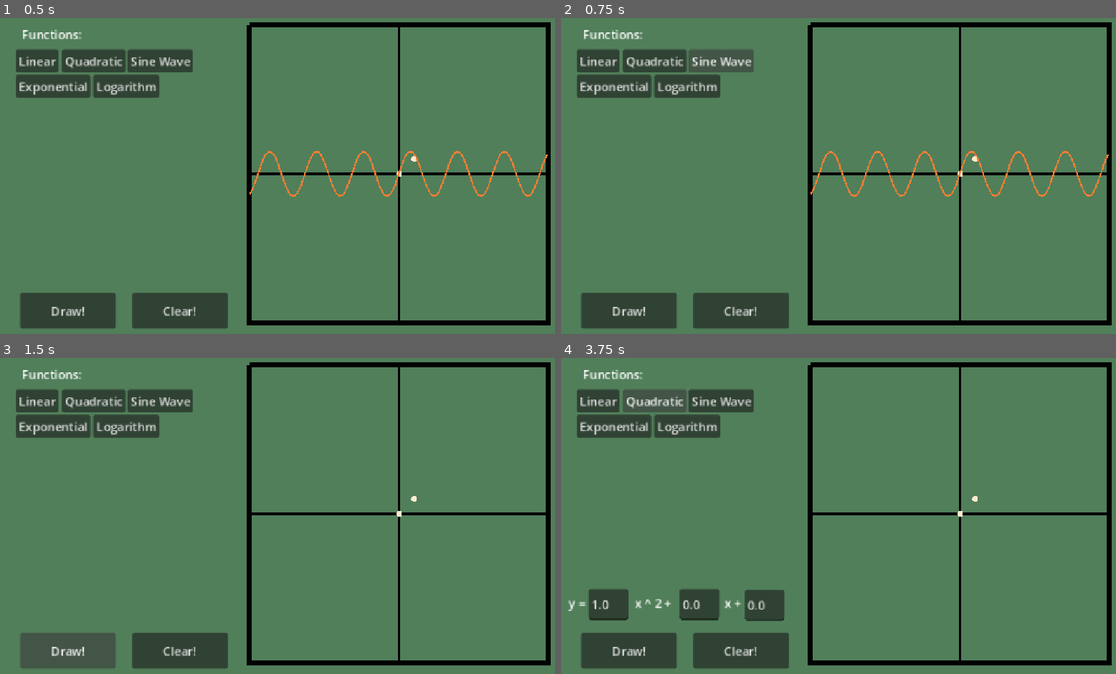
Above: before the commit, frames 1-4 (two rows, left to right).
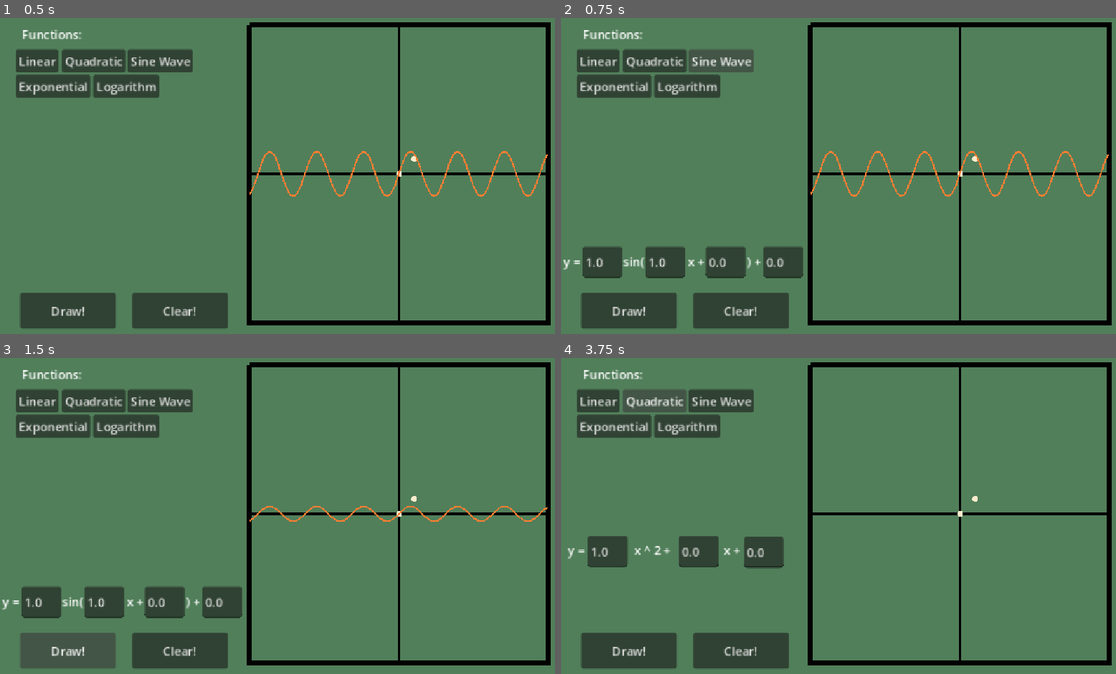
Above: after the commit, the same moments.

Repository: davidchmura75-web/jam_o_lantern
Game: Godot game, scene res://scenes/test_level.tscn
Two runs of this game, one before a commit and one after it. Both use one fixed random seed, a clock stepped at 60 frames per second and the inputs below.
Inputs:
- Up to frame 1 (0.5 s): no input
- Up to frame 2 (0.75 s): click "Sine Wave" at 0.5 s
- Up to frame 3 (1.5 s): click "Draw!" at 1.25 s
- Up to frame 4 (3.75 s): click "Clear!" at 2 s; click "Linear" at 2.75 s; click "Quadratic" at 3.5 s

Frame 1 is identical in both runs. In frame 2, 3.0% of the frame differs, in the area x 0-44%, y 72-83%; in frame 3, 3.3%; in frame 4, 4.5%, in the area x 1-41%, y 56-84%.
Error before the commit: Trying to get a return value of a method that returns "void" (res://scripts/control.gd:115)

Commit message:
ALL FIVE WORK BANG BANG BANG!!!!!!

Diff:
--- a/scenes/points_control.gd
+++ b/scenes/points_control.gd
@@ -2,10 +2,7 @@
 
 @onready var line_2d: Line2D = $"../Line2D"
 
-var targets = [
-	[Vector2(0,0),Vector2(2,2)],
-	[Vector2(0,1),Vector2(1,2), Vector2(4,16)]
-	]
+var targets = load_point_rows("res://scripts/levels.txt")
 
 @onready var confetti: GPUParticles2D = $"../PointsControl/Confetti"
 @onready var confetti2: GPUParticles2D = $"../PointsControl/Confetti2"
@@ -48,3 +45,29 @@
 	confetti2.emitting = true
 	confetti3.restart()
 	confetti3.emitting = true
+
+# Reads a file where each line is points like (0,1),(1,2),(4,16)
+# Returns one Array[Vector2] per line, blank lines are skipped
+func load_point_rows(path: String) -> Array:
+	var rows = []
+	var file = FileAccess.open(path, FileAccess.READ)
+	if file == null:
+		push_error("Couldn't open %s: %s" % [path, error_string(FileAccess.get_open_error())])
+		return rows
+	# Matches one (x,y) pair, allows spaces, negatives and decimals like ( -1.5, .5 )
+	var regex = RegEx.new()
+	regex.compile("\\(\\s*([-+]?\\d*\\.?\\d+)\\s*,\\s*([-+]?\\d*\\.?\\d+)\\s*\\)")
+	var line_number = 0
+	while not file.eof_reached():
+		var line = file.get_line().strip_edges()
+		line_number += 1
+		if line.is_empty():
+			continue
+		var row: Array[Vector2] = []
+		for m in regex.search_all(line):
+			row.append(Vector2(m.get_string(1).to_float(), m.get_string(2).to_float()))
+		if row.is_empty():
+			push_warning("Line %d of %s has no (x,y) points, skipping it" % [line_number, path])
+			continue
+		rows.append(row)
+	return rows
--- a/scenes/test_level.tscn
+++ b/scenes/test_level.tscn
@@ -305,30 +305,30 @@
 
 [node name="Quadratic Expression" type="Label" parent="CanvasLayer/Control/Quadratic" unique_id=753717545]
 anchors_preset = -1
-offset_left = -524.0
-offset_top = 108.0
-offset_right = -263.0
-offset_bottom = 150.0
+offset_left = -525.0
+offset_top = 37.0
+offset_right = -264.0
+offset_bottom = 79.0
 text = "y =                x ^ 2 +                 x + "
 label_settings = SubResource("LabelSettings_j6w7d")
 metadata/_edit_use_anchors_ = true
 
-[node name="Quad A" type="SpinBox" parent="CanvasLayer/Control/Quadratic" unique_id=2071456762]
-offset_left = -375.0
-offset_top = 101.0
-offset_right = -304.0
-offset_bottom = 143.0
-theme = ExtResource("3_j6w7d")
-min_value = -200.0
-max_value = 200.0
-step = 0.1
-metadata/_edit_use_anchors_ = true
-
-[node name="Quad B" type="SpinBox" parent="CanvasLayer/Control/Quadratic" unique_id=1915819141]
-offset_left = -497.0
-offset_top = 101.0
-offset_right = -426.0
-offset_bottom = 143.0
+[node name="Quad B" type="SpinBox" parent="CanvasLayer/Control/Quadratic" unique_id=2071456762]
+offset_left = -376.0
+offset_top = 30.0
+offset_right = -305.0
+offset_bottom = 72.0
+theme = ExtResource("3_j6w7d")
+min_value = -200.0
+max_value = 200.0
+step = 0.1
+metadata/_edit_use_anchors_ = true
+
+[node name="Quad A" type="SpinBox" parent="CanvasLayer/Control/Quadratic" unique_id=1915819141]
+offset_left = -498.0
+offset_top = 30.0
+offset_right = -427.0
+offset_bottom = 72.0
 theme = ExtResource("3_j6w7d")
 min_value = -200.0
 max_value = 200.0
@@ -337,10 +337,68 @@
 metadata/_edit_use_anchors_ = true
 
 [node name="Quad C" type="SpinBox" parent="CanvasLayer/Control/Quadratic" unique_id=563798886]
-offset_left = -288.0
-offset_top = 102.0
-offset_right = -217.0
-offset_bottom = 144.0
+offset_left = -289.0
+offset_top = 31.0
+offset_right = -218.0
+offset_bottom = 73.0
+theme = ExtResource("3_j6w7d")
+min_value = -200.0
+max_value = 200.0
+step = 0.1
+metadata/_edit_use_anchors_ = true
+
+[node name="Sine Wave" type="Node" parent="CanvasLayer/Control" unique_id=1062241244]
+
+[node name="Sine Expression" type="Label" parent="CanvasLayer/Control/Sine Wave" unique_id=1894421502]
+anchors_preset = -1
+offset_left = -531.0
+offset_top = 106.0
+offset_right = -262.0
+offset_bottom = 148.0
+text = "y =              sin(              x +              ) + "
+label_settings = SubResource("LabelSettings_j6w7d")
+metadata/_edit_use_anchors_ = true
+
+[node name="Sine A" type="SpinBox" parent="CanvasLayer/Control/Sine Wave" unique_id=1511392335]
+offset_left = -505.0
+offset_top = 98.0
+offset_right = -434.0
+offset_bottom = 140.0
+theme = ExtResource("3_j6w7d")
+min_value = -200.0
+max_value = 200.0
+step = 0.1
+value = 1.0
+metadata/_edit_use_anchors_ = true
+
+[node name="Sine B" type="SpinBox" parent="CanvasLayer/Control/Sine Wave" unique_id=1739380187]
+offset_left = -421.0
+offset_top = 98.0
+offset_right = -350.0
+offset_bottom = 140.0
+theme = ExtResource("3_j6w7d")
+min_value = -5.0
+max_value = 5.0
+step = 0.1
+value = 1.0
+metadata/_edit_use_anchors_ = true
+
+[node name="Sine C" type="SpinBox" parent="CanvasLayer/Control/Sine Wave" unique_id=599686910]
+offset_left = -340.0
+offset_top = 98.0
+offset_right = -269.0
+offset_bottom = 140.0
+theme = ExtResource("3_j6w7d")
+min_value = -200.0
+max_value = 200.0
+step = 0.1
+metadata/_edit_use_anchors_ = true
+
+[node name="Sine D" type="SpinBox" parent="CanvasLayer/Control/Sine Wave" unique_id=332408045]
+offset_left = -263.0
+offset_top = 98.0
+offset_right = -192.0
+offset_bottom = 140.0
 theme = ExtResource("3_j6w7d")
 min_value = -200.0
 max_value = 200.0
@@ -370,6 +428,7 @@
 [connection signal="pressed" from="CanvasLayer/Control/Linear Button" to="CanvasLayer/Control" method="_on_linear_button_pressed"]
 [connection signal="pressed" from="CanvasLayer/Control/Quadratic Button" to="CanvasLayer/Control" method="_on_quadratic_button_pressed"]
 [connection signal="pressed" from="CanvasLayer/Control/Exponential Button" to="CanvasLayer/Control" method="_on_exponential_button_pressed"]
+[connection signal="pressed" from="CanvasLayer/Control/Sine Button" to="CanvasLayer/Control" method="_on_sine_button_pressed"]
 [connection signal="pressed" from="CanvasLayer/Control/Logarithm Button" to="CanvasLayer/Control" method="_on_logarithm_button_pressed"]
 [connection signal="pressed" from="CanvasLayer/Control/DrawButton" to="CanvasLayer/Control" method="_on_draw_button_pressed"]
 [connection signal="pressed" from="CanvasLayer/Control/ClearButton" to="CanvasLayer/Control" method="_on_clear_button_pressed"]
--- a/scripts/control.gd
+++ b/scripts/control.gd
@@ -23,6 +23,11 @@
 @onready var quad_b: SpinBox = $"Quadratic/Quad B"
 @onready var quad_c: SpinBox = $"Quadratic/Quad C"
 
+@onready var sine_expression: Label = $"Sine Wave/Sine Expression"
+@onready var sine_a: SpinBox = $"Sine Wave/Sine A"
+@onready var sine_b: SpinBox = $"Sine Wave/Sine B"
+@onready var sine_c: SpinBox = $"Sine Wave/Sine C"
+@onready var sine_d: SpinBox = $"Sine Wave/Sine D"
 
 @onready var points_control: Node2D = $"../PointsControl"
 
@@ -46,36 +51,43 @@
 			set_exponential_visible(false)
 			set_logarithm_visible(false)
 			set_quadratic_visible(false)
+			set_sine_visible(false)
 		functions.LINEAR:
 			set_linear_visible(true)
 			set_exponential_visible(false)
 			set_logarithm_visible(false)
 			set_quadratic_visible(false)
+			set_sine_visible(false)
 		functions.QUADRATIC:
 			set_linear_visible(false)
 			set_exponential_visible(false)
 			set_logarithm_visible(false)
 			set_quadratic_visible(true)
+			set_sine_visible(false)
 		functions.EXPONENTIAL:
 			set_linear_visible(false)
 			set_exponential_visible(true)
 			set_logarithm_visible(false)
 			set_quadratic_visible(false)
+			set_sine_visible(false)
 		functions.SINE:
 			set_linear_visible(false)
 			set_exponential_visible(false)
 			set_logarithm_visible(false)
 			set_quadratic_visible(false)
+			set_sine_visible(true)
 		functions.LOGARITHM:
 			set_linear_visible(false)
 			set_exponential_visible(false)
 			set_logarithm_visible(true)
 			set_quadratic_visible(false)
+			set_sine_visible(false)
 		_:
 			set_linear_visible(false)
 			set_exponential_visible(false)
 			set_logarithm_visible(false)
 			set_quadratic_visible(false)
+			set_sine_visible(false)
 
 
 func set_linear_visible(shown: bool):
@@ -103,6 +115,13 @@
 	quad_b.visible = shown
 	quad_c.visible = shown
 
+func set_sine_visible(shown: bool):
+	sine_expression.visible = shown
+	sine_a.visible = shown
+	sine_b.visible = shown
+	sine_c.visible = shown
+	sine_d.visible = shown
+
 func _on_linear_button_pressed() -> void:
 	current_function = functions.LINEAR
 
@@ -112,19 +131,19 @@
 func _on_draw_button_pressed() -> void:
 	match current_function:
 		functions.NONE:
-			await line_2d.clear_points()
+			line_2d.clear_points()
 		functions.LINEAR:
 			await points_control.points_hit(await line_2d.draw_linear(linear_slope.value, linear_intercept.value, points))
 		functions.QUADRATIC:
-			await line_2d.draw_general()
+			await points_control.points_hit(await line_2d.draw_quadratic(quad_a.value, quad_b.value, quad_c.value, points))
 		functions.EXPONENTIAL:
 			await points_control.points_hit(await line_2d.draw_exponential(exponent_a.value, exponent_b.value, exponent_h.value, exponent_k.value, points))
 		functions.SINE:
-			await line_2d.draw_general()
+			await points_control.points_hit(await line_2d.draw_sine(sine_a.value, sine_b.value, sine_c.value, sine_d.value, points))
 		functions.LOGARITHM:
 			await line_2d.draw_general()
 		_:
-			await line_2d.clear_points()
+			line_2d.clear_points()
 
 func _on_clear_button_pressed() -> void:
 	line_2d.clear_button_points()
@@ -134,3 +153,7 @@
 
 func _on_logarithm_button_pressed() -> void:
 	current_function = functions.LOGARITHM
+
+
+func _on_sine_button_pressed() -> void:
+	current_function = functions.SINE
--- a/scripts/line_2d.gd
+++ b/scripts/line_2d.gd
@@ -2,8 +2,14 @@
 
 const HEIGHT = 200
 const WIDTH = 200
-const TOLERANCE = 0.5
+const TOLERANCE = 0.75
 var drawing = false
+# Goes up by one every draw, lets an old animated draw notice a newer one started and stop
+var draw_id = 0
+# Extra Line2D children, one for each piece of the graph after the first
+# A single Line2D always connects every point, so a new line is needed each time the graph re-enters the screen
+var extra_segments = []
+
 # Called when the node enters the scene tree for the first time.
 func _ready() -> void:
 	draw_general()
@@ -13,114 +19,120 @@
 func _process(delta: float) -> void:
 	pass
 
-func draw_general():
+
+# Clears this line and frees any extra segments from the last drawing
+func clear_segments():
+	for segment in extra_segments:
+		segment.queue_free()
+	extra_segments.clear()
+	clear_points()
+
+
+# Makes a new Line2D child that looks the same as this one
+# Children use the parent's transform so the points line up with no offset
+func new_segment() -> Line2D:
+	var segment = Line2D.new()
+	segment.width = width
+	segment.default_color = default_color
+	segment.gradient = gradient
+	segment.joint_mode = joint_mode
+	segment.begin_cap_mode = begin_cap_mode
+	segment.end_cap_mode = end_cap_mode
+	segment.antialiased = antialiased
+	add_child(segment)
+	extra_segments.append(segment)
+	return segment
+
+
+# Shared drawing for every function type, f takes an x value and returns a y value
+# Returns whether the function goes through all of the given points
+func plot(f: Callable, points, animate := true) -> bool:
 	drawing = true
-	clear_points()
+	draw_id += 1
+	var my_id = draw_id
+	var valid = true
+	for point in points:
+		var y_val = f.call(point.x)
+		# NaN fails every comparison, so check it directly or an undefined function would count as valid
+		if not is_finite(y_val) or abs(y_val - point.y) > TOLERANCE:
+			valid = false
+	clear_segments()
+	# The line currently being added to, starts as this line and swaps to a new segment on each re-entry
+	var segment: Line2D = self
+	var segment_started = false
+	var last_point_oob = true
+	# Y value of the previous step, used to know which edge the graph is coming back in from
+	var last_y_val = NAN
+	var x_scale = 0.1
+	var y_scale = 10
 	# Range is pixels that you want to draw
 	for x in range(-WIDTH, WIDTH):
-		var x_val = x * 0.1 # Multiplier for x, for example 0.1 reduces it from -200 to 200, to -20, 20
-		# this implementation works on y functions and parametric - {x(t), y(t)}
-		# parametric too op though have to ban it
-
-		# this could be any function, challenge is reading user input
-		# Templates could be additive, like adding trig to linear is interesting
-		var y_val = 3*sin(x_val)
-		var y_scale = 10
-		# Y Scaling, times 10 makes it 20 tall
-		# IMPORTANT - Godot flips y axis so always flip y in the point generation
-		var rel_point = Vector2(x, -1 * (y_val * y_scale))
-		var global_point = rel_point
-		if y_val * y_scale < HEIGHT  and y_val * y_scale > -HEIGHT:
-			add_point(global_point)
-	drawing = false
-
-func draw_linear(m, b, points):
-	drawing = true
-	var slope = float(m)
-	var intercept = float(b)
-	var last_point_oob = true
-	var valid = true
-	for point in points:
-		var x_val = point.x
-		var y_val = slope*x_val + intercept
-		if abs(y_val - point.y) > TOLERANCE:
-			valid = false
-	clear_points()
-	# Range is pixels that you want to draw
-	for x in range(-WIDTH, WIDTH):
-		if valid:
+		if animate and valid:
 			await get_tree().create_timer(0.005).timeout
-		var x_scale = 0.1
+			# A newer draw started while this one was waiting, stop so they don't draw on top of each other
+			if my_id != draw_id:
+				return valid
 		var x_val = x * x_scale # Multiplier for x, for example 0.1 reduces it from -200 to 200, to -20, 20
 		# this implementation works on y functions and parametric - {x(t), y(t)}
 		# parametric too op though have to ban it
 
 		# this could be any function, challenge is reading user input
 		# Templates could be additive, like adding trig to linear is interesting
-		var y_val = slope*x_val + intercept
-		var y_scale = 10
+		var y_val = f.call(x_val)
 		# Y Scaling, times 10 makes it 20 tall
 		# IMPORTANT - Godot flips y axis so always flip y in the point generation
 		var rel_point = Vector2(x, -1 * (y_val * y_scale))
 		var global_point = rel_point
 
-		if y_val * y_scale < HEIGHT and y_val * y_scale > -HEIGHT:
-			add_point(global_point)
+		if is_nan(y_val):
+			# Undefined here (like a negative base to a fractional power), leave a gap with no edge point
+			last_point_oob = true
+		elif y_val * y_scale < HEIGHT and y_val * y_scale > -HEIGHT:
 			if last_point_oob:
-				add_point(Vector2(global_point.x - 1, -1 * HEIGHT * sign(y_val)))
+				# Coming back on screen, start a new segment so it doesn't connect to where it left
+				if segment_started:
+					segment = new_segment()
+				# Edge point goes BEFORE the current point so the line stays in x order
+				# Uses the last y so it starts from the edge it actually came in from
+				if x != -WIDTH and not is_nan(last_y_val):
+					segment.add_point(Vector2(global_point.x - 1, -1 * HEIGHT * sign(last_y_val)))
+				segment_started = true
+			segment.add_point(global_point)
 			last_point_oob = false
 		else:
 			if !last_point_oob:
+				# Leaving the screen, clamp the final point to the edge it left from
 				global_point.y = -1 * sign(y_val) * HEIGHT
-				add_point(global_point)
-				last_point_oob = true
+				segment.add_point(global_point)
+			last_point_oob = true
+		last_y_val = y_val
 	drawing = false
 	return valid
 
 
-func draw_exponential(a, b, h, k, points):
-	drawing = true
-	var valid = true
-	for point in points:
-		var x_val = point.x
-		var y_val = a * (b ** (x_val - h)) + k
-		if abs(y_val - point.y) > TOLERANCE:
-			valid = false
-	var last_point_oob = true
-	clear_points()
-	# Range is pixels that you want to draw
-	for x in range(-WIDTH, WIDTH):
-		if valid:
-			await get_tree().create_timer(0.005).timeout
-		var x_scale = 0.1
-		var x_val = x * x_scale # Multiplier for x, for example 0.1 reduces it from -200 to 200, to -20, 20
-		# this implementation works on y functions and parametric - {x(t), y(t)}
-		# parametric too op though have to ban it
-
-		# this could be any function, challenge is reading user input
-		# Templates could be additive, like adding trig to linear is interesting
-		var y_val = a * (b ** (x_val - h)) + k
-		var y_scale = 10
-		# Y Scaling, times 10 makes it 20 tall
-		# IMPORTANT - Godot flips y axis so always flip y in the point generation
-		var rel_point = Vector2(x, -1 * (y_val * y_scale))
-		var global_point = rel_point
-
-		if y_val * y_scale < HEIGHT and y_val * y_scale > -HEIGHT:
-			add_point(global_point)
-			if last_point_oob and x != -WIDTH:
-				add_point(Vector2(global_point.x - 1, -1 * HEIGHT * sign(y_val)))
-			last_point_oob = false
-		else:
-			if !last_point_oob:
-				global_point.y = -1 * sign(y_val) * HEIGHT
-				add_point(global_point)
-				last_point_oob = true
-	drawing = false
-	return valid
+func draw_general():
+	# No points to check and no animation, so this runs all at once like before
+	plot(func(x_val): return 3 * sin(x_val), [], false)
 
 
+func draw_linear(m, b, points):
+	var slope = float(m)
+	var intercept = float(b)
+	return await plot(func(x_val): return slope * x_val + intercept, points)
+
+
+func draw_exponential(a, b, h, k, points):
+	# A negative b gives NaN at most x values, those spots are left as gaps
+	return await plot(func(x_val): return a * (b ** (x_val - h)) + k, points)
+
+
+func draw_quadratic(a, b, c, points):
+	# Standard form ax^2 + bx + c
+	return await plot(func(x_val): return a * x_val * x_val + b * x_val + c, points)
+
+func draw_sine(a, b, c, d, points):
+	return await plot(func(x_val): return a * sin(b * x_val + c) + d, points)
 
 func clear_button_points():
 	if not drawing:
-		self.points = []
+		clear_segments()
Not shown, added: scripts/levels.txt
